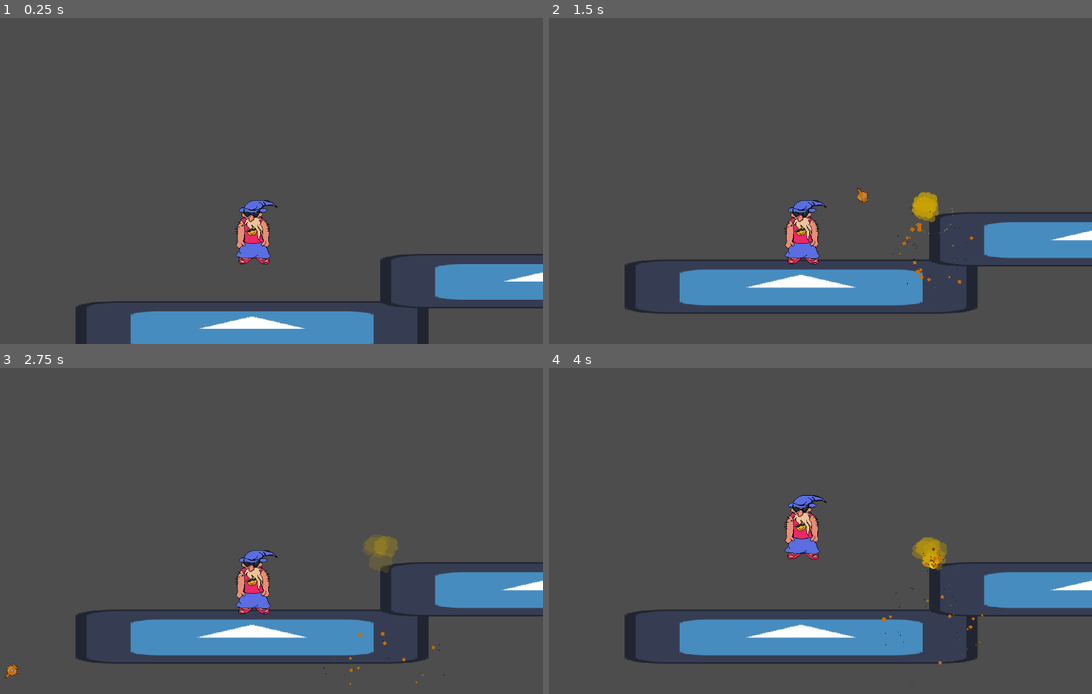
Above: before the commit, frames 1-4 (two rows, left to right).
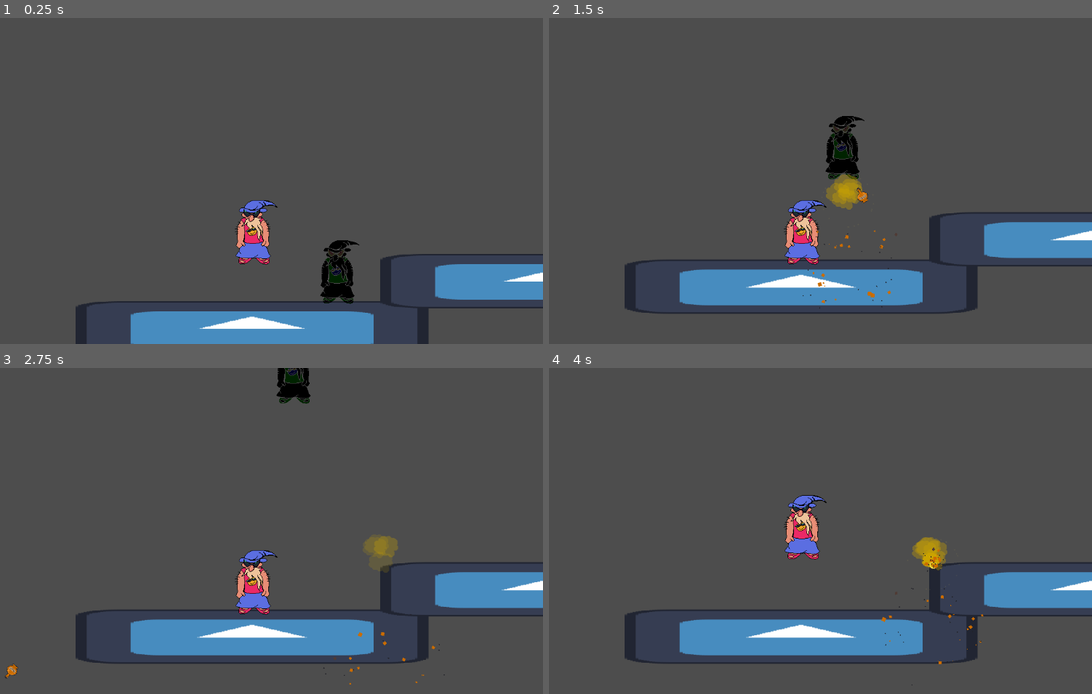
Above: after the commit, the same moments.

Repository: VerttiKS/nauru_liemi
Game: Godot game, scene res://scenes/test_area.tscn
The game is run twice, just before and just after one commit, with the same random seed, the same clock (stepped at 60 frames per second) and the same inputs. The engine's default icon, where the game draws it, is replaced by a stand-in: a white triangle on a blue panel in a dark square.
Inputs:
- Up to frame 1 (0.25 s): no input
- Up to frame 2 (1.5 s): hold Right (attack_right) from 0.53 s (still down); tap Space (jump) at 0.77 s
- Up to frame 3 (2.75 s): tap Space (jump) at 1.52 s; release Right (attack_right) at 2.03 s; hold Left (attack_left) from 2.03 s (still down)
- Up to frame 4 (4 s): release Left (attack_left) at 2.78 s; hold Right (attack_right) from 2.78 s (still down); tap Space (jump) at 3.02, 3.77 s

The runs differ from the first frame. In frame 1, 0.9% of the frame differs, in the area x 59-67%, y 68-88%; in frame 2, 1.9%, in the area x 46-79%, y 30-90%; in frame 3, 0.5%; in frame 4, nothing differs.

Commit message:
Modified AI of the ghost to avoid falling from ledges
Co-Authored-By: emmaerjanne <77738707+emmaerjanne@users.noreply.github.com>
Co-Authored-By: kyykaarme <65223764+kyykaarme@users.noreply.github.com>

Diff:
--- a/scenes/ghost.tscn
+++ b/scenes/ghost.tscn
@@ -31,4 +31,11 @@
 wait_time = 5.0
 one_shot = true
 
+[node name="RayCast2D" type="RayCast2D" parent="."]
+unique_name_in_owner = true
+position = Vector2(-50, -110)
+target_position = Vector2(0, 120)
+collision_mask = 2
+hit_from_inside = true
+
 [connection signal="timeout" from="DeathTimer" to="." method="_on_death_timer_timeout"]
--- a/scenes/scripts/ghost.gd
+++ b/scenes/scripts/ghost.gd
@@ -11,10 +11,12 @@
 	if not is_on_floor() and !dying:
 		velocity.y += gravity * delta
 
-	if is_on_wall():
+	%RayCast2D.force_raycast_update()
+	if is_on_wall() or !%RayCast2D.is_colliding():
 		direction *= -1
 
 	if !dying:
+		%RayCast2D.position.x = direction * 50
 		velocity.x = direction * SPEED
 	else:
 		velocity.x = 0
--- a/scenes/test_area.tscn
+++ b/scenes/test_area.tscn
@@ -31,3 +31,9 @@
 
 [node name="Ghost" parent="." instance=ExtResource("3_bucvj")]
 position = Vector2(1710, 365)
+
+[node name="Ghost2" parent="." instance=ExtResource("3_bucvj")]
+position = Vector2(760, 387)
+
+[node name="Ghost3" parent="." instance=ExtResource("3_bucvj")]
+position = Vector2(1386, 93)
